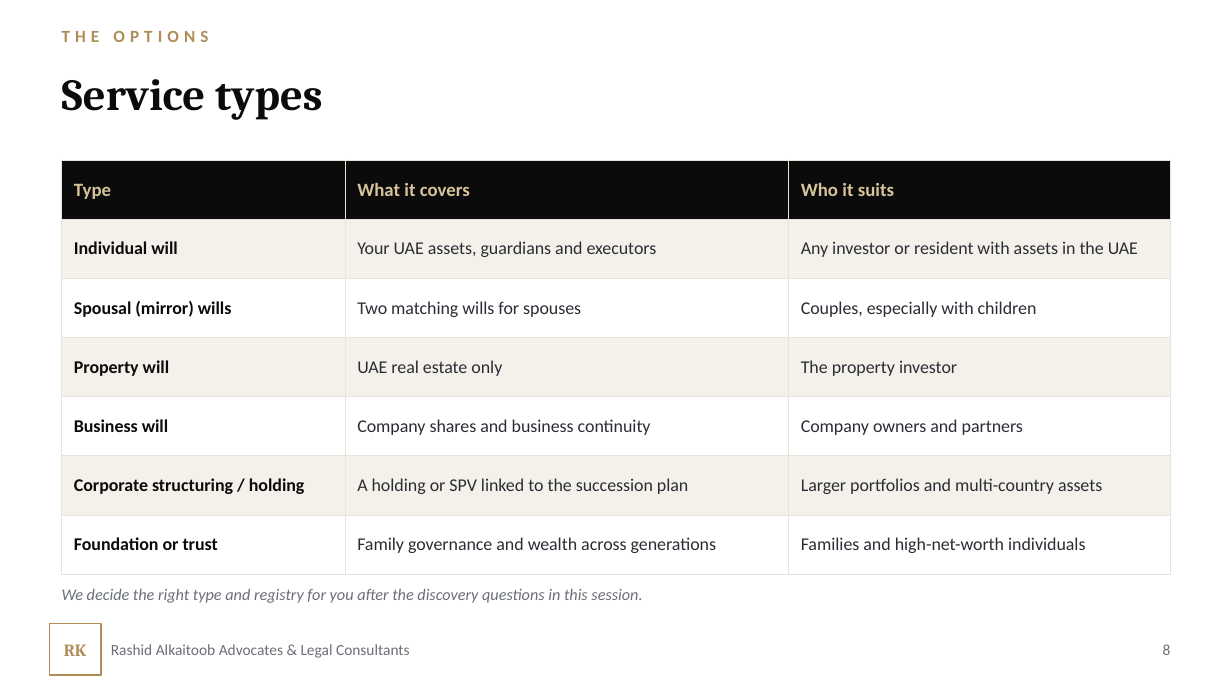
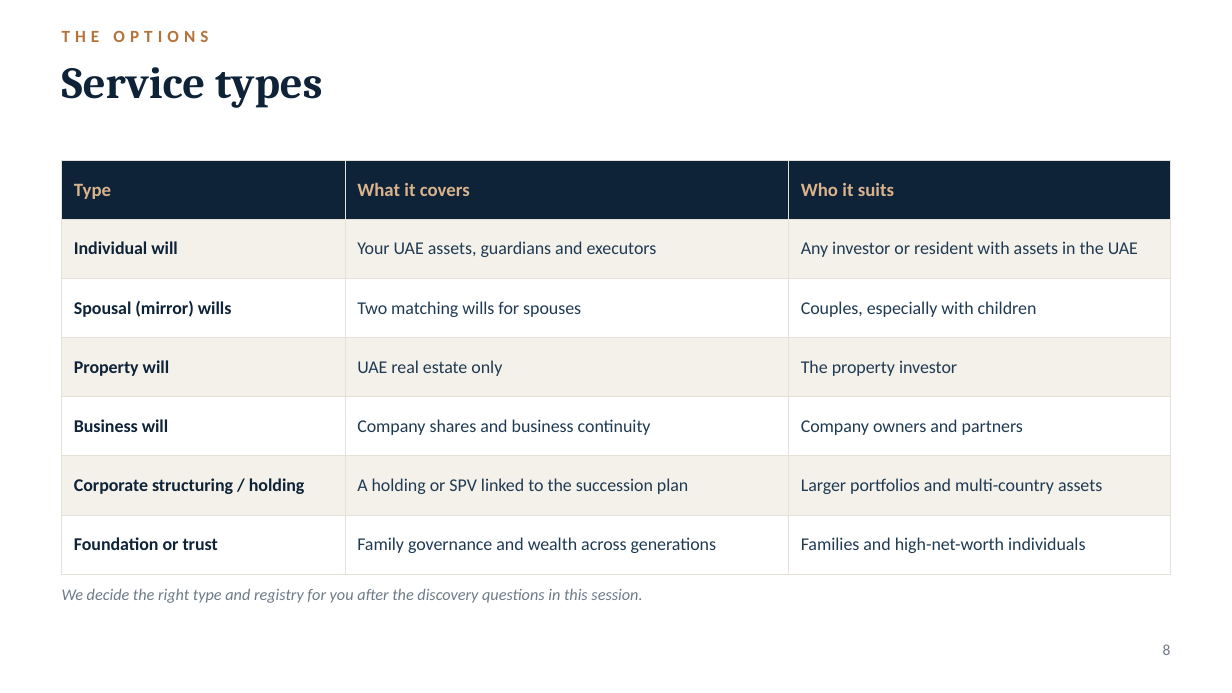
Before and after one commit to abdalmonemalmousa-prog/aa, a slide deck: slide 8 of presentations/04_Client_Consultation_Walkthrough_EN.pptx. Drawn at 1232x693 pixels with LibreOffice and Linux fonts; fonts in the diff are those of the drawing; background and template pictures are left out. Boxes give left, top, right and bottom in pixels: in the first picture for what was removed or moved away, otherwise in the second. Text is boxed around its words. In the diff, an @@ line names an element or a change of style, - is before the commit and + after.

```diff
--- a/presentations/04_Client_Consultation_Walkthrough_EN.pptx
+++ b/presentations/04_Client_Consultation_Walkthrough_EN.pptx
@@ text "THE OPTIONS" at [62, 31, 208, 42]: text colour #B08D57 to #B5723B @@
@@ text "Service types": place and size @@
-text "Service types" at [62, 79, 322, 120]
+text "Service types" at [62, 67, 322, 108]
@@ text "Service types" at [62, 67, 322, 108]: text colour #0B0B0B to #0E2238; vertical alignment middle to top @@
@@ table at [62, 160, 1170, 557] @@
@@ fill #0B0B0B to #0E2238 in row 1 @@
@@ fill #F4F1EA to #F4F1EB in 9 cells @@
@@ text colour #D8C39A to #D9B38C in "Type", "What it covers", "Who it suits" @@
@@ text colour #0B0B0B to #0E2238 in "Individual will", "Spousal (mirror) wills", "Property will", "Business will" and 2 more places @@
@@ text colour #2A2D33 to #1F3A52 in "Your UAE assets, guardians and executors", "Any investor or resident with assets in ...", "Two matching wills for spouses", "Couples, especially with children" and 8 more places @@
@@ borders changed @@
@@ text "We decide the right type ..." at [62, 588, 642, 603]: text colour #6B6F76 to #6E7B88 @@
@@ rectangle removed at [49, 623, 101, 675] @@
@@ page number at [1163, 644, 1171, 655]: text colour #6B6F76 to #6E7B88 @@
@@ text removed at [64, 644, 87, 656] @@
-RK
@@ text removed at [111, 644, 410, 658] @@
-Rashid Alkaitoob Advocates & Legal Consultants
```
Also in this commit, not shown: 15 other slides changed, 25 other files.
